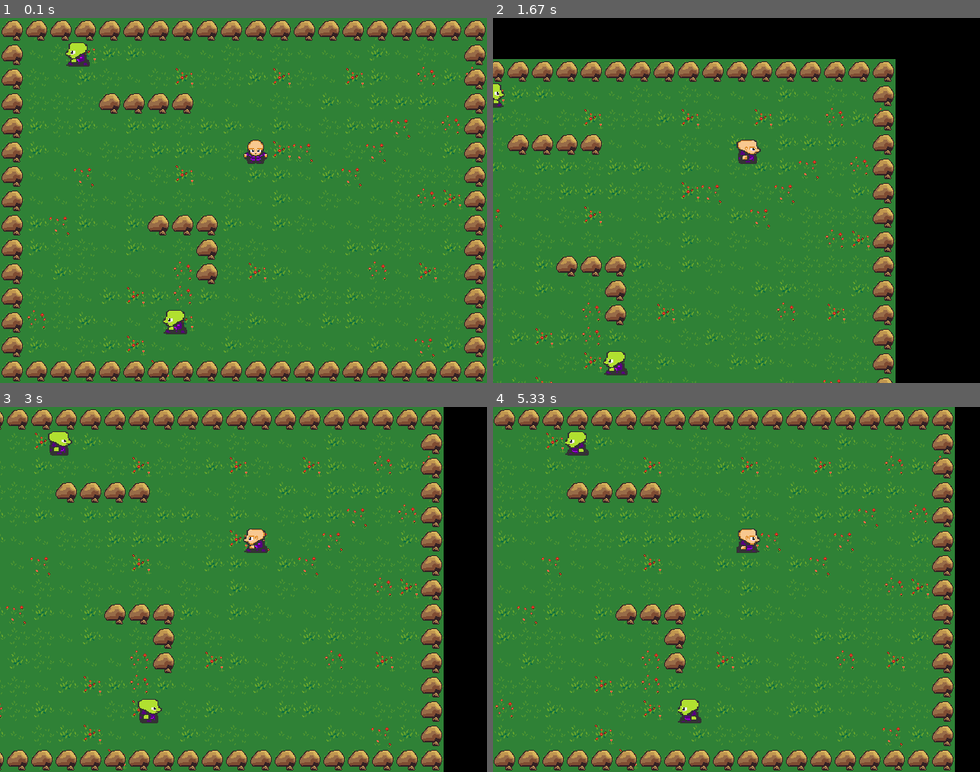
Above: before the commit, frames 1-4 (two rows, left to right).
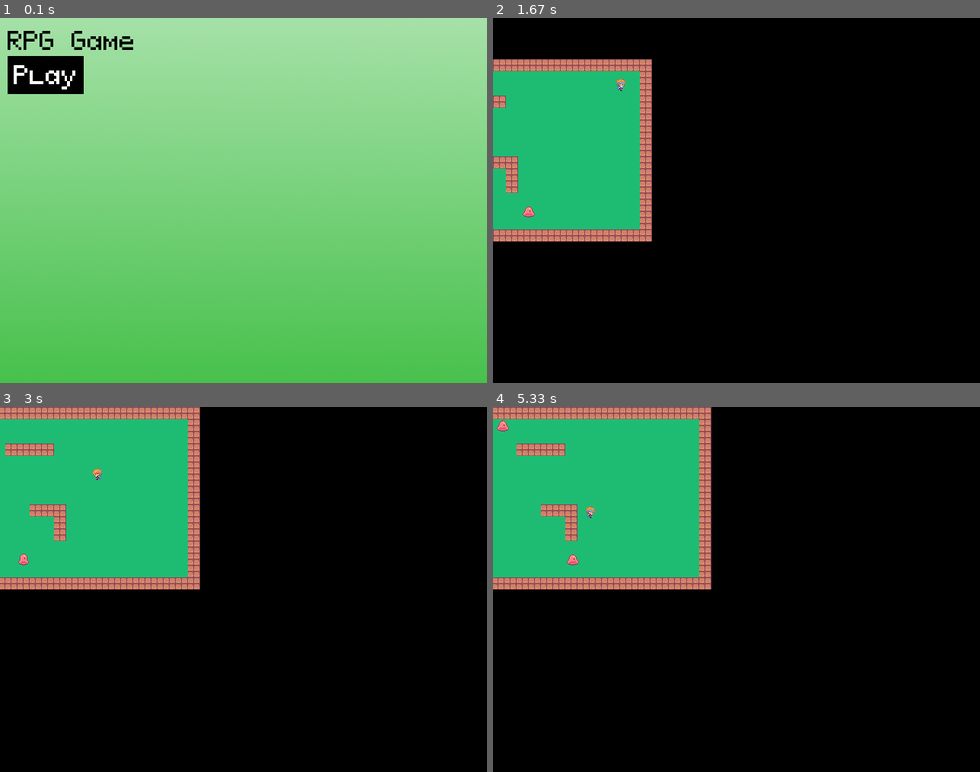
Above: after the commit, the same moments.

Repository: quizi54/pygame_rpg
Game: pygame game, started from main.py
Two runs of this game, one before a commit and one after it. Both use one fixed random seed, a clock stepped at 60 frames per second and the inputs below.
Inputs (mouse positions are in pixels of both pictures, inside the frame that each line leads up to):
- Up to frame 1 (0.1 s): no input
- Up to frame 2 (1.67 s): press the mouse at (536, 76) at 0.37 s; move the mouse to (692, 134) at 0.47 s; release the mouse at (848, 193) at 0.6 s; hold Right 0.67-1.13 s; move the mouse to (717, 101) at 0.7 s; hold Up 1.17-1.47 s; hold Right from 1.5 s (still down)
- Up to frame 3 (3 s): release Right at 1.97 s; hold Left 2-2.53 s; hold Down 2.57-2.87 s; hold Left from 2.9 s (still down)
- Up to frame 4 (5.33 s): release Left at 3.3 s; hold Up 3.33-3.7 s; hold Right 3.73-4.37 s; hold Down 4.4-4.77 s; hold Left 4.8-5.27 s; hold Right from 5.3 s (still down)

The runs differ from the first frame. In frame 1, 100% of the frame differs, in the area x 0-100%, y 0-100%; in frame 2, 73%; in frame 3, 91%; in frame 4, 95%.

Commit message:
Change sprites images, now sprites 16x16. Add intro and gameover screens.

Diff:
--- a/config.py
+++ b/config.py
@@ -9,12 +9,14 @@
 PLAYER_SPEED = 3
 ENEMY_SPEED  = 2
 
-TILESIZE = 32
+TILESIZE = 16
 FPS = 60
 
+WHITE = (255, 255, 255)
 RED   = (255,   0,   0)
 BLACK = (  0,   0,   0)
 BLUE  = (  0,   0, 255)
+GREEN = (  0, 255,   0)
 
 tilemap = [
     'BBBBBBBBBBBBBBBBBBBB',
--- a/main.py
+++ b/main.py
@@ -13,9 +13,12 @@
         self.screen = pygame.display.set_mode((WIN_WIDTH, WIN_HEIGHT))
         self.clock = pygame.time.Clock()
         self.running = True
-        self.character_spritesheet = Spritesheet('img/character.png')
-        self.terrain_spritesheet = Spritesheet('img/terrain.png')
-        self.enemy_spritesheet = Spritesheet('img/enemy.png')
+        self.font = pygame.font.Font('PixeloidMono.ttf', 32)
+        self.character_spritesheet = Spritesheet('img/Hero 01.png')
+        self.terrain_spritesheet = Spritesheet('img/Solaria Demo Update 01.png')
+        self.enemy_spritesheet = Spritesheet('img/Slime 01.png')
+        self.intro_background = pygame.image.load('img/introbackground.png')
+        self.gameover_background = pygame.image.load('img/gameover.png')
 
     def createTilemap(self):
         for y, row in enumerate(tilemap):
@@ -59,14 +62,56 @@
             self.events()
             self.update()
             self.draw()
-        self.running = False
 
     def game_over(self):
-        pass
+
+        text = self.font.render('Game Over', False, BLACK)
+        text_rect = text.get_rect( center = (WIN_WIDTH / 2, WIN_HEIGHT / 2))
+
+        restart_button = Button(10, WIN_HEIGHT - 60, 120, 50, WHITE, BLACK, 'Restart', 32)
+
+        for sprite in self.all_sprites:
+            sprite.kill()
+
+        while self.running:
+            for event in pygame.event.get():
+                if event.type == pygame.QUIT:
+                    self.running = False
+            mouse_pos = pygame.mouse.get_pos()
+            mouse_pressed = pygame.mouse.get_pressed()
+
+            if restart_button.is_pressed(mouse_pos, mouse_pressed):
+                self.new()
+                self.main()
+            self.screen.blit(self.gameover_background, (0, 0))
+            self.screen.blit(text, text_rect)
+            self.screen.blit(restart_button.image, restart_button.rect)
+            self.clock.tick(FPS)
+            pygame.display.update()
 
     def intro_screen(self):
-        pass
+        intro = True
 
+        title = self.font.render('RPG Game', True, BLACK)
+        title_rect = title.get_rect(x = 10, y = 10)
+
+        play_button = Button(10, 50, 100, 50, WHITE, BLACK, 'Play', 32)
+
+        while intro:
+            for event in pygame.event.get():
+                if event.type == pygame.QUIT:
+                    intro = False
+                    self.running = False
+            mouse_pos = pygame.mouse.get_pos()
+            mouse_pressed = pygame.mouse.get_pressed()
+
+            if play_button.is_pressed(mouse_pos, mouse_pressed):
+                intro = False
+            self.screen.blit(self.intro_background, (0, 0))
+            self.screen.blit(title, title_rect)
+            self.screen.blit(play_button.image, play_button.rect)
+            self.clock.tick(FPS)
+            pygame.display.update()
 
 
 def main():
--- a/sprites.py
+++ b/sprites.py
@@ -7,10 +7,17 @@
     def __init__(self, file):
         self.sheet = pygame.image.load(file).convert()
 
-    def get_sprite(self, x, y, width, height):
+    def get_sprite(self, x, y, width, height, bg):
+        """
+        Return single sprite from spritesheet file.
+        x - x-coordinates
+        y - y-coordinates
+        width - width of tile
+        height - height of tile
+        """
         sprite = pygame.Surface([width, height])
         sprite.blit(self.sheet, (0, 0), (x, y, width, height))
-        sprite.set_colorkey(BLACK)
+        sprite.set_colorkey(bg)
         return sprite
 
 class Player(pygame.sprite.Sprite):
@@ -30,7 +37,8 @@
         self.facing = 'down'
         self.animation_loop = 1
 
-        self.image = self.game.character_spritesheet.get_sprite(3, 2, self.width, self.height)
+        #self.image = self.game.character_spritesheet.get_sprite(3, 2, self.width, self.height)
+        self.image = self.game.character_spritesheet.get_sprite(0, 0, self.width, self.height, WHITE)
 
         self.rect = self.image.get_rect()
         self.rect.x = self.x
@@ -93,21 +101,25 @@
 
     def animate(self):
         down_animations = [
-                self.game.character_spritesheet.get_sprite(3, 2, self.width, self.height),
-                self.game.character_spritesheet.get_sprite(35, 2, self.width, self.height),
-                self.game.character_spritesheet.get_sprite(68, 2, self.width, self.height) ]
+                self.game.character_spritesheet.get_sprite(0, 64, self.width, self.height, BLACK),
+                self.game.character_spritesheet.get_sprite(16, 64, self.width, self.height, BLACK),
+                self.game.character_spritesheet.get_sprite(32, 64, self.width, self.height, BLACK),
+                self.game.character_spritesheet.get_sprite(48, 64, self.width, self.height, BLACK) ]
         up_animations = [
-                self.game.character_spritesheet.get_sprite(3, 34, self.width, self.height),
-                self.game.character_spritesheet.get_sprite(35, 34, self.width, self.height),
-                self.game.character_spritesheet.get_sprite(68, 34, self.width, self.height) ]
+                self.game.character_spritesheet.get_sprite(0, 48, self.width, self.height, BLACK),
+                self.game.character_spritesheet.get_sprite(16, 48, self.width, self.height, BLACK),
+                self.game.character_spritesheet.get_sprite(32, 48, self.width, self.height, BLACK),
+                self.game.character_spritesheet.get_sprite(48, 48, self.width, self.height, BLACK) ]
         left_animations = [
-                self.game.character_spritesheet.get_sprite(3, 98, self.width, self.height),
-                self.game.character_spritesheet.get_sprite(35, 98, self.width, self.height),
-                self.game.character_spritesheet.get_sprite(68, 98, self.width, self.height) ]
+                self.game.character_spritesheet.get_sprite(0, 16, self.width, self.height, BLACK),
+                self.game.character_spritesheet.get_sprite(16, 16, self.width, self.height, BLACK),
+                self.game.character_spritesheet.get_sprite(32, 16, self.width, self.height, BLACK),
+                self.game.character_spritesheet.get_sprite(48, 16, self.width, self.height, BLACK) ]
         right_animations = [
-                self.game.character_spritesheet.get_sprite(3, 66, self.width, self.height),
-                self.game.character_spritesheet.get_sprite(35, 66, self.width, self.height),
-                self.game.character_spritesheet.get_sprite(68, 66, self.width, self.height) ]
+                self.game.character_spritesheet.get_sprite(0, 32, self.width, self.height, BLACK),
+                self.game.character_spritesheet.get_sprite(16, 32, self.width, self.height, BLACK),
+                self.game.character_spritesheet.get_sprite(32, 32, self.width, self.height, BLACK),
+                self.game.character_spritesheet.get_sprite(48, 32, self.width, self.height, BLACK) ]
         current_animation = []
 
         if self.facing == 'down':
@@ -146,7 +158,7 @@
         self.movement_loop = 0
         self.max_travel = random.randint(7, 30)
 
-        self.image = self.game.enemy_spritesheet.get_sprite(3, 2, self.width, self.height)
+        self.image = self.game.enemy_spritesheet.get_sprite(0, 0, self.width, self.height, WHITE)
         self.rect = self.image.get_rect()
         self.rect.x = self.x
         self.rect.y = self.y
@@ -174,13 +186,15 @@
 
     def animate(self):
         left_animations = [
-                self.game.enemy_spritesheet.get_sprite(3, 98, self.width, self.height),
-                self.game.enemy_spritesheet.get_sprite(35, 98, self.width, self.height),
-                self.game.enemy_spritesheet.get_sprite(68, 98, self.width, self.height) ]
+                self.game.enemy_spritesheet.get_sprite(0, 16, self.width, self.height, BLACK),
+                self.game.enemy_spritesheet.get_sprite(16, 16, self.width, self.height, BLACK),
+                self.game.enemy_spritesheet.get_sprite(32, 16, self.width, self.height, BLACK),
+                self.game.enemy_spritesheet.get_sprite(48, 16, self.width, self.height, BLACK) ]
         right_animations = [
-                self.game.enemy_spritesheet.get_sprite(3, 66, self.width, self.height),
-                self.game.enemy_spritesheet.get_sprite(35, 66, self.width, self.height),
-                self.game.enemy_spritesheet.get_sprite(68, 66, self.width, self.height) ]
+                self.game.enemy_spritesheet.get_sprite(0, 32, self.width, self.height, BLACK),
+                self.game.enemy_spritesheet.get_sprite(16, 32, self.width, self.height, BLACK),
+                self.game.enemy_spritesheet.get_sprite(32, 32, self.width, self.height, BLACK),
+                self.game.enemy_spritesheet.get_sprite(48, 32, self.width, self.height, BLACK) ]
         current_animation = []
 
         if self.facing == 'left':
@@ -196,7 +210,6 @@
             if self.animation_loop >= 3:
                 self.animation_loop = 0
 
-
 class Block(pygame.sprite.Sprite):
     def __init__(self, game, x, y):
         self.game = game
@@ -209,7 +222,7 @@
         self.width = TILESIZE
         self.height = TILESIZE
 
-        self.image = self.game.terrain_spritesheet.get_sprite(960, 448, self.width, self.height)
+        self.image = self.game.terrain_spritesheet.get_sprite(400, 128, self.width, self.height, BLACK)
         self.rect = self.image.get_rect()
         self.rect.x = self.x
         self.rect.y = self.y
@@ -226,14 +239,33 @@
         self.width = TILESIZE
         self.height = TILESIZE
 
-        x_choice = random.randint(0, 100)
-        if x_choice <= 10:
-            x_choice = random.randint(3, 5) * 32
-        elif 11<= x_choice <= 60:
-            x_choice = random.randint(0, 1) * 32
-        else:
-            x_choice = 2 * 32
-        self.image = self.game.terrain_spritesheet.get_sprite(x_choice, 352, self.width, self.height)
-        self.rect = self.image.get_rect()
-        self.rect.x = self.x
-        self.rect.y = self.y
+        self.image = self.game.terrain_spritesheet.get_sprite(80, 0, self.width, self.height, BLACK)
+        self.rect = self.image.get_rect()
+        self.rect.x = self.x
+        self.rect.y = self.y
+
+class Button:
+    def __init__(self, x, y, width, height, fg, bg, content, fontsize):
+        self.font = pygame.font.Font('PixeloidMono.ttf', fontsize)
+        self.content = content
+        self.x = x
+        self.y = y
+        self.width = width
+        self.height = height
+        self.fg = fg
+        self.bg = bg
+        self.image = pygame.Surface((self.width, self.height))
+        self.image.fill(self.bg)
+        self.rect = self.image.get_rect()
+        self.rect.x = self.x
+        self.rect.y = self.y
+        self.text = self.font.render(self.content, False, self.fg)
+        self.text_rect = self.text.get_rect(center=(self.width / 2, self.height / 2))
+        self.image.blit(self.text, self.text_rect)
+
+    def is_pressed(self, pos, pressed):
+        if self.rect.collidepoint(pos):
+            if pressed[0]:
+                return True
+            return False
+        return False
Binary file added: PixeloidMono.ttf
Binary file added: img/Hero 01.png
Binary file added: img/Slime 01.png
Binary file added: img/Solaria Demo Update 01.png
Binary file removed: img/character.png
Binary file removed: img/enemy.png
Binary file removed: img/single.png
Binary file removed: img/terrain.png
